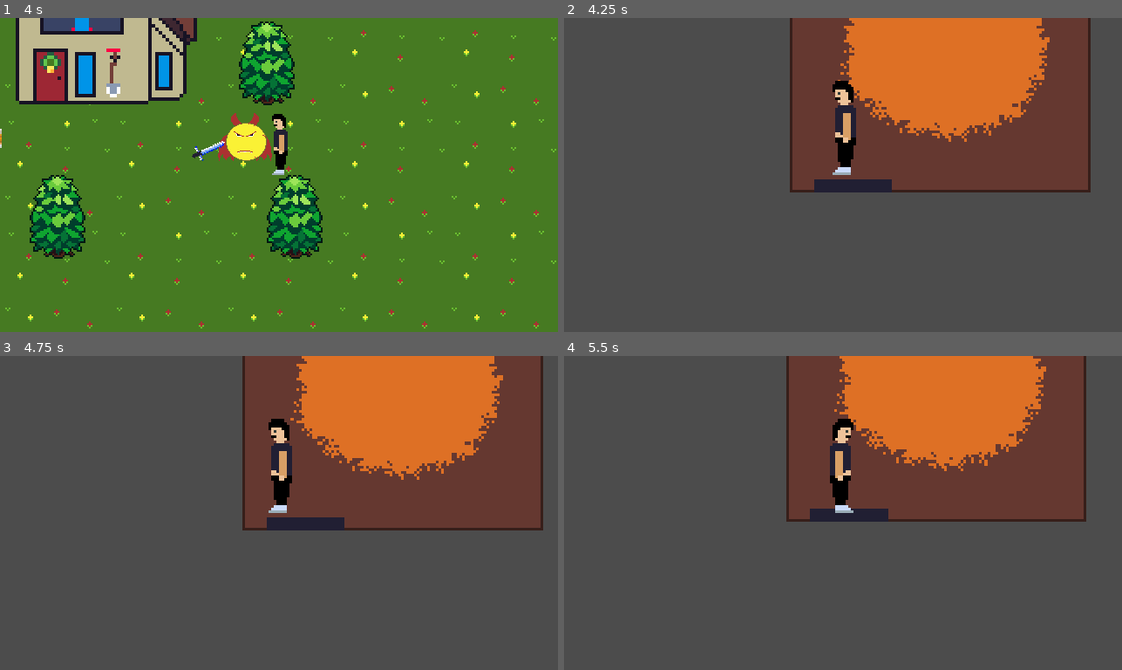
Above: before the commit, frames 1-4 (two rows, left to right).
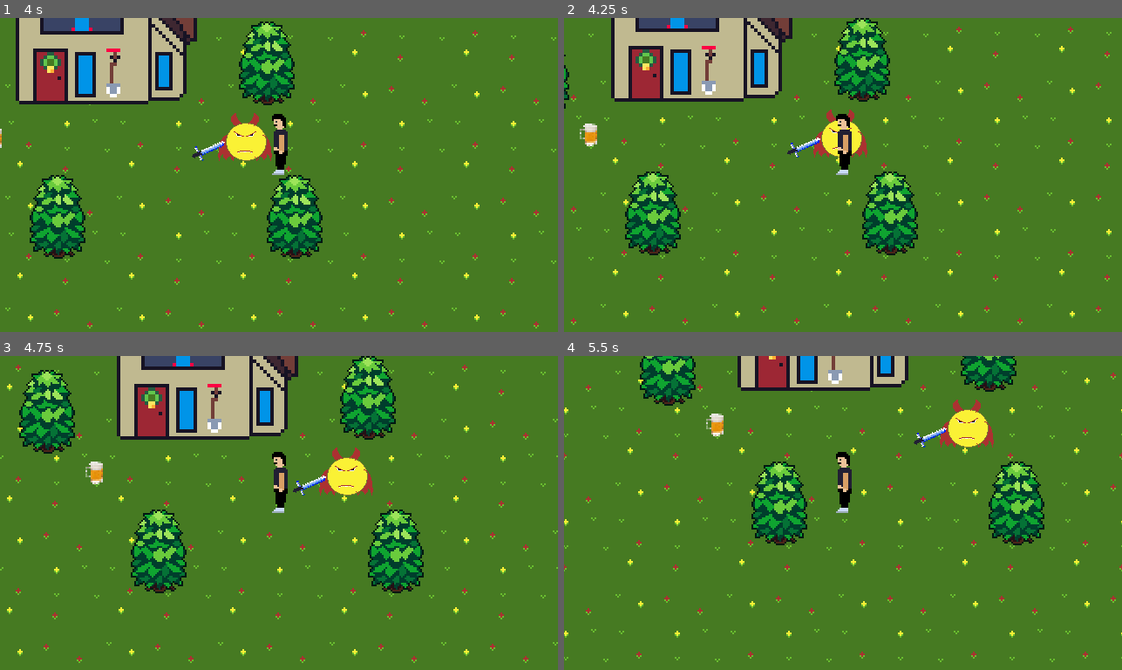
Above: after the commit, the same moments.

Repository: VictorINT/in-land
Game: Godot game, scene res://world.tscn
The game is run twice, just before and just after one commit, with the same random seed, the same clock (stepped at 60 frames per second) and the same inputs.
Inputs:
- Up to frame 1 (4 s): tap Enter at 0.5 s; hold Right (ui_right) 0.53-1.28 s; tap I (interact) at 0.6, 1.55, 2.1, 3.05, 3.6 s; hold Down (ui_down) 1.28-2.03 s; tap Q (drop) at 1.35 s; hold Right (ui_right) 2.03-2.78 s; hold Up (ui_up) 2.78-3.53 s; tap E (pick) at 2.85 s; hold Left (ui_left) from 3.53 s (still down)
- Up to frame 2 (4.25 s): keep holding Left (ui_left); tap Tab (inventory, bound only before the commit) at 4.15 s
- Up to frame 3 (4.75 s): keep holding Left (ui_left); tap Q (drop) at 4.35 s; tap I (interact) at 4.55 s
- Up to frame 4 (5.5 s): release Left (ui_left) at 5.03 s; hold Down (ui_down) from 5.03 s (still down); tap I (interact) at 5.1 s

Frame 1 is identical in both runs. In frame 2, 100% of the frame differs, in the area x 0-100%, y 0-100%; in frame 3, 100%; in frame 4, 100%.

Commit message:
Hard Reset at a good commit

Diff:
--- a/project.godot
+++ b/project.godot
@@ -114,11 +114,6 @@
 "events": [ Object(InputEventKey,"resource_local_to_scene":false,"resource_name":"","device":0,"alt":false,"shift":false,"control":false,"meta":false,"command":false,"pressed":false,"scancode":73,"unicode":0,"echo":false,"script":null)
  ]
 }
-inventory={
-"deadzone": 0.5,
-"events": [ Object(InputEventKey,"resource_local_to_scene":false,"resource_name":"","device":0,"alt":false,"shift":false,"control":false,"meta":false,"command":false,"pressed":false,"scancode":16777218,"unicode":0,"echo":false,"script":null)
- ]
-}
 
 [rendering]
 
--- a/resources/player.gd
+++ b/resources/player.gd
@@ -5,12 +5,17 @@
 const ACCELERATION = 500
 const MAX_SPEED = 80
 
+#Location System
+enum Location{
+	OUTSIDE,
+	INSIDE_HOUSE
+}
+export(Location) var whereTheFuckIAm = Location.OUTSIDE #Variabila care retine unde sunt
+
 #variabile
-export var inHouse = false		#sa tin minte daca sunt in casa sau sunt afara pe parcursul scenelor
-onready var simultaneous_scene = load("res://casa_inside.tscn")		#variabila cu scena casei interioare
+onready var inside_house = load("res://casa_inside.tscn")		#variabila cu scena casei interioare
 onready var main_scene = load("res://world.tscn")		#variabila cu scena lumii main
 #sistem pentru pick up items
-var inInventory = false
 var onEntered = false
 var selectedItem
 var item
@@ -18,6 +23,17 @@
 var velocity = Vector2.ZERO
 
 #functii
+
+func _ready():
+	if PlayerSkeleton.playerLocation == null:
+		PlayerSkeleton.playerLocation = whereTheFuckIAm;
+	else:
+		whereTheFuckIAm = PlayerSkeleton.playerLocation;
+
+	if whereTheFuckIAm == Location.OUTSIDE and PlayerSkeleton.comingFromInside:
+		global_position = Vector2(85, 60)
+	PlayerSkeleton.comingFromInside = false
+
 #functie de miscare si de input uri de la tastatura
 func _physics_process(delta):
 	var input_vector = Vector2.ZERO
@@ -46,37 +62,24 @@
 		$Position2D/RemoteTransform2D.remote_path = ""
 		selectedItem = null
 
-	if Input.is_action_just_pressed("interact") and onEntered == true:
-		_add_a_scene_manually()
+	if Input.is_action_just_pressed("interact") and $houseDetector.get_overlapping_areas().size()>0:
+		if whereTheFuckIAm == Location.INSIDE_HOUSE:
+# warning-ignore:return_value_discarded
+			get_tree().change_scene_to(main_scene)
+			whereTheFuckIAm = Location.OUTSIDE
+			PlayerSkeleton.playerLocation = Location.OUTSIDE
+			PlayerSkeleton.comingFromInside = true
+		elif whereTheFuckIAm == Location.OUTSIDE:
+# warning-ignore:return_value_discarded
+			get_tree().change_scene_to(inside_house)
+			whereTheFuckIAm = Location.INSIDE_HOUSE
+			PlayerSkeleton.playerLocation = Location.INSIDE_HOUSE
 
-	if Input.is_action_just_pressed("inventory"):
-		_add_a_scene_manually()
 
 #functie semnal care se aplica atunci cand raza din jurul player ului intra in contact cu un collision shape pentru interactiune
 func _on_Area2D_body_entered(body):
 	item = body
-	onEntered = true
 
 #functie semnal ca mai sus, dar pentru iesire
 func _on_Area2D_body_exited(_body):
 	item = null
-	onEntered = false
-
-#functie care schimba scena
-func _add_a_scene_manually():
-	if inHouse == false:
-		inHouse = true
-# warning-ignore:return_value_discarded
-		get_tree().change_scene_to(simultaneous_scene)
-	elif inHouse == true:
-		inHouse = false
-# warning-ignore:return_value_discarded
-		get_tree().change_scene_to(main_scene)
-
-func openInventory():
-	if(inInventory == true):
-		pass #exit inventory
-		inInventory = false
-	else:
-		pass #enter inventory
-		inInventory = true
Not shown, removed: resources/carne_neprajita.png.import
Binary file added: resources/fireplace.png
Not shown, removed: resources/fireplace_animated.png.import
